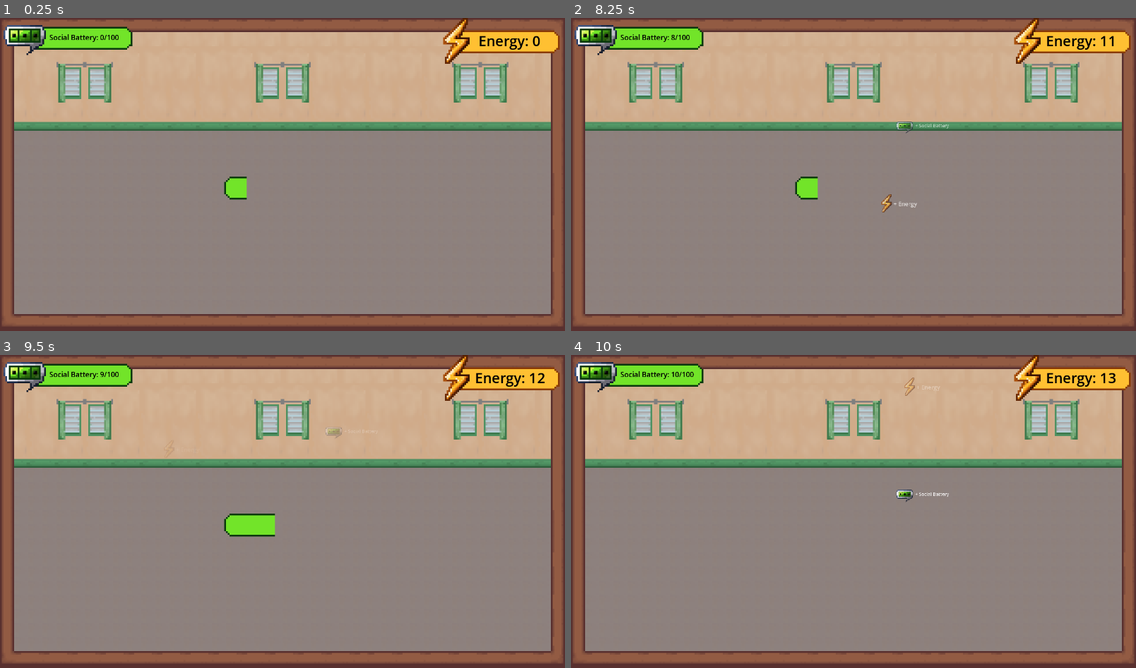
Above: before the commit, frames 1-4 (two rows, left to right).
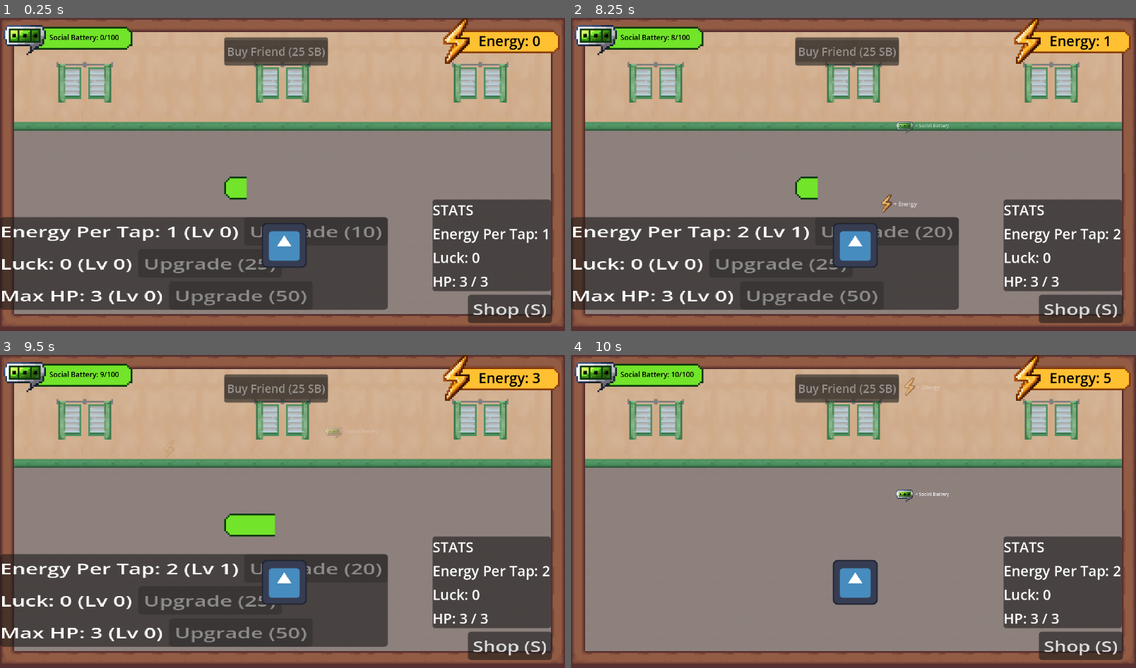
Above: after the commit, the same moments.

Repository: AzeOcram/checkpoint-gamejam
Game: Godot game, scene res://scenes/main/main.tscn
Same seed, same stepped clock (60 frames per second), same inputs: the game is played once before the commit and once after it. The engine's default icon, where the game draws it, is replaced by a stand-in: a white triangle on a blue panel in a dark square.
Inputs (mouse positions are in pixels of both pictures, inside the frame that each line leads up to):
- Up to frame 1 (0.25 s): no input
- Up to frame 2 (8.25 s): click (1079, 309) at 0.5 s, where only the run after the commit has a clickable "Shop (S)"; tap Enter at 1.25 s; move the mouse to (977, 161) at 1.27 s; press the mouse at (977, 161) at 1.28 s; move the mouse to (740, 193) at 2.02 s; release the mouse at (740, 193) at 2.03 s; hold S 2.03-2.78 s; click (740, 193) at 2.1 s; move the mouse to (910, 105) at 2.77 s; press the mouse at (910, 105) at 2.78 s; move the mouse to (825, 240) at 3.52 s; release the mouse at (825, 240) at 3.53 s; click (825, 240) at 3.6 s; move the mouse to (1023, 224) at 4.27 s; press the mouse at (1023, 224) at 4.28 s; hold S 4.28-6.53 s; move the mouse to (684, 127) at 5.02 s; release the mouse at (684, 127) at 5.03 s; click (684, 127) at 5.1 s; move the mouse to (881, 177) at 5.77 s; press the mouse at (881, 177) at 5.78 s; move the mouse to (768, 96) at 6.52 s; release the mouse at (768, 96) at 6.53 s; click (768, 96) at 6.6 s; move the mouse to (977, 161) at 7.27 s; press the mouse at (977, 161) at 7.28 s; release the mouse at (977, 161) at 8 s; click (887, 230) at 8 s, where only the run after the commit has a clickable "Upgrade (10)"
- Up to frame 3 (9.5 s): move the mouse to (169, 530) at 8.77 s; click (169, 530) at 8.85 s
- Up to frame 4 (10 s): move the mouse to (910, 442) at 9.52 s; press the mouse at (910, 442) at 9.53 s; hold S from 9.53 s (still down)

The runs differ from the first frame. In frame 1, 29% of the frame differs, in the area x 0-98%, y 5-98%; in frame 2, 29%; in frame 3, 29%; in frame 4, 11%.

Commit message:
refactor(statshop): minor code optimizations

Diff:
--- a/scenes/main/friends_panel.tscn
+++ b/scenes/main/friends_panel.tscn
@@ -5,6 +5,7 @@
 [node name="FriendsPanel" type="PanelContainer" unique_id=4352755]
 offset_right = 147.0
 offset_bottom = 40.0
+scale = Vector2(0.4, 0.4)
 script = ExtResource("1_7jyo1")
 
 [node name="VBoxContainer" type="VBoxContainer" parent="." unique_id=715070115]
--- a/scenes/main/main.tscn
+++ b/scenes/main/main.tscn
@@ -309,7 +309,6 @@
 tile_set = SubResource("TileSet_blune")
 
 [node name="UI" type="Control" parent="." unique_id=159778214]
-visible = false
 anchors_preset = 0
 offset_right = 40.0
 offset_bottom = 40.0
@@ -317,13 +316,20 @@
 
 [node name="StatsPanel" parent="UI" unique_id=2057260839 instance=ExtResource("3_k2fmo")]
 layout_mode = 0
-offset_left = 533.0
-offset_top = 523.0
-offset_right = 667.0
-offset_bottom = 627.0
+offset_left = 245.0
+offset_top = 103.0
+offset_right = 379.0
+offset_bottom = 207.0
 
 [node name="FriendsPanel" parent="UI" unique_id=4352755 instance=ExtResource("3_yyfjg")]
 layout_mode = 0
+offset_left = 127.0
+offset_top = 11.0
+offset_right = 274.0
+offset_bottom = 51.0
+
+[node name="StatsShop" parent="UI" unique_id=475658977 instance=ExtResource("12_statshop")]
+layout_mode = 0
 
 [node name="Systems" type="Node" parent="." unique_id=2118144932]
 
@@ -338,17 +344,9 @@
 
 [node name="StatsSystem" parent="Systems" unique_id=1200181088 instance=ExtResource("11_statsys")]
 
-[node name="StatsShop" parent="." unique_id=475658977 instance=ExtResource("12_statshop")]
-visible = false
-layout_mode = 0
-offset_left = 5.0
-offset_top = 5.0
-offset_right = 5.0
-offset_bottom = 5.0
-
 [node name="Player" parent="." unique_id=470255114 instance=ExtResource("1_hyk8p")]
-visible = false
-position = Vector2(599, 444)
+position = Vector2(161, 129)
+scale = Vector2(0.2, 0.2)
 
 [node name="BGM" type="AudioStreamPlayer2D" parent="." unique_id=304929106]
 stream = ExtResource("10_a8run")
--- a/scenes/main/stats_panel.tscn
+++ b/scenes/main/stats_panel.tscn
@@ -5,6 +5,7 @@
 [node name="StatsPanel" type="PanelContainer" unique_id=2057260839]
 offset_right = 40.0
 offset_bottom = 40.0
+scale = Vector2(0.5, 0.5)
 script = ExtResource("1_r6g2j")
 
 [node name="VBoxContainer" type="VBoxContainer" parent="." unique_id=1127595389]
--- a/scenes/stats/stats_shop.tscn
+++ b/scenes/stats/stats_shop.tscn
@@ -10,22 +10,19 @@
 
 [node name="ToggleButton" type="Button" parent="." unique_id=1873237064]
 layout_mode = 0
-offset_left = 4.0
-offset_top = 4.0
-offset_right = 44.0
-offset_bottom = 24.0
+offset_left = 265.0
+offset_top = 157.0
+offset_right = 335.0
+offset_bottom = 188.0
 scale = Vector2(0.6799997, 0.52)
 text = "Shop (S)"
 
 [node name="ShopPanel" type="PanelContainer" parent="." unique_id=413615759]
-visible = false
 layout_mode = 0
-offset_left = 4.0
-offset_top = 28.0
-offset_right = 164.0
-offset_bottom = 88.0
+offset_top = 113.00001
+offset_right = 160.0
+offset_bottom = 173.0
 scale = Vector2(0.76, 0.5200006)
 
 [node name="Rows" type="VBoxContainer" parent="ShopPanel" unique_id=274208398]
-visible = false
 layout_mode = 2
--- /dev/null
+++ b/scenes/stats/stats_shop_row.tscn
@@ -0,0 +1,12 @@
+[gd_scene format=3 uid="uid://ci13agjtio8ai"]
+
+[ext_resource type="Script" uid="uid://dlnfrtnfaa0c5" path="res://scripts/stats/stats_shop_row.gd" id="1_g50ov"]
+
+[node name="StatsShopRow" type="HBoxContainer" unique_id=876222675]
+script = ExtResource("1_g50ov")
+
+[node name="StatLabel" type="Label" parent="." unique_id=250024562]
+layout_mode = 2
+
+[node name="UpgradeButton" type="Button" parent="." unique_id=1486418442]
+layout_mode = 2
--- a/scripts/energy/energy_system.gd
+++ b/scripts/energy/energy_system.gd
@@ -9,6 +9,10 @@
 
 
 func _ready() -> void:
+	print("========== ENERGY DEBUG ==========")
+	print("EnergySystem path: ", get_path())
+	print("EnergySystem parent: ", get_parent().get_path())
+	print("==================================")
 	update_energy_ui()
 
 
--- a/scripts/main/main.gd
+++ b/scripts/main/main.gd
@@ -7,10 +7,15 @@
 @onready var energy_system = $Systems/EnergySystem
 @onready var social_battery_system = $Systems/SocialBatterySystem
 @onready var recruitment_system = $Systems/RecruitmentSystem
+@onready var stats_system = $Systems/StatsSystem
+@onready var stats_shop = $UI/StatsShop
 
 
 func _ready() -> void:
 	# Connect systems together.
+	stats_system.setup(energy_system)
+	stats_shop.setup(stats_system, energy_system)
+
 	game_input.tapped.connect(energy_system._on_tapped)
 	# Give RecruitmentSystem access to SocialBatterySystem.
 	recruitment_system.social_battery_system = social_battery_system
--- a/scripts/stats/stats_shop.gd
+++ b/scripts/stats/stats_shop.gd
@@ -7,19 +7,22 @@
 # All upgrade rules live in StatsSystem; this only shows them.
 # Placeholder UI, the final visual design is not part of this scope.
 
+const STATS_SHOP_ROW = preload("res://scenes/stats/stats_shop_row.tscn")
+
 @onready var toggle_button: Button = $ToggleButton
 @onready var shop_panel: PanelContainer = $ShopPanel
 @onready var rows: VBoxContainer = $ShopPanel/Rows
 
-@onready var stats_system = get_node("../Systems/StatsSystem")
-@onready var energy_system = get_node("../Systems/EnergySystem")
+var stats_system
+var energy_system
 
-# stat_id -> {"label": Label, "button": Button}
 var _rows := {}
 
 
-func _ready() -> void:
-	toggle_button.pressed.connect(_on_toggle_pressed)
+func setup(stats_system_ref, energy_system_ref) -> void:
+	stats_system = stats_system_ref
+	energy_system = energy_system_ref
+
 	stats_system.stats_changed.connect(update_ui)
 	energy_system.energy_changed.connect(update_ui)
 
@@ -27,6 +30,10 @@
 		_add_row(stat_id)
 
 	update_ui()
+
+
+func _ready() -> void:
+	toggle_button.pressed.connect(_on_toggle_pressed)
 
 
 func _on_toggle_pressed() -> void:
@@ -40,34 +47,14 @@
 
 
 func _add_row(stat_id: String) -> void:
-	var row := HBoxContainer.new()
-	var label := Label.new()
-	var button := Button.new()
+	var row = STATS_SHOP_ROW.instantiate()
 
-	label.size_flags_horizontal = Control.SIZE_EXPAND_FILL
-	button.pressed.connect(stats_system.upgrade.bind(stat_id))
+	rows.add_child(row)
+	row.setup(stat_id, stats_system)
 
-	row.add_child(label)
-	row.add_child(button)
-	rows.add_child(row)
-
-	_rows[stat_id] = {"label": label, "button": button}
+	_rows[stat_id] = row
 
 
 func update_ui() -> void:
 	for stat_id in _rows:
-		var label: Label = _rows[stat_id].label
-		var button: Button = _rows[stat_id].button
-
-		label.text = "%s: %d (Lv %d)" % [
-			stats_system.get_stat_name(stat_id),
-			stats_system.get_value(stat_id),
-			stats_system.get_level(stat_id),
-		]
-
-		if stats_system.is_maxed(stat_id):
-			button.text = "MAX"
-		else:
-			button.text = "Upgrade (%d)" % stats_system.get_cost(stat_id)
-
-		button.disabled = not stats_system.can_upgrade(stat_id)
+		_rows[stat_id].update_ui()
--- /dev/null
+++ b/scripts/stats/stats_shop_row.gd
@@ -0,0 +1,36 @@
+extends HBoxContainer
+
+
+@onready var stat_label: Label = $StatLabel
+@onready var upgrade_button: Button = $UpgradeButton
+
+var stat_id: String
+var stats_system
+
+
+func setup(id: String, system) -> void:
+	stat_id = id
+	stats_system = system
+
+	upgrade_button.pressed.connect(_on_upgrade_pressed)
+
+	update_ui()
+
+
+func _on_upgrade_pressed() -> void:
+	stats_system.upgrade(stat_id)
+
+
+func update_ui() -> void:
+	stat_label.text = "%s: %d (Lv %d)" % [
+		stats_system.get_stat_name(stat_id),
+		stats_system.get_value(stat_id),
+		stats_system.get_level(stat_id),
+	]
+
+	if stats_system.is_maxed(stat_id):
+		upgrade_button.text = "MAX"
+	else:
+		upgrade_button.text = "Upgrade (%d)" % stats_system.get_cost(stat_id)
+
+	upgrade_button.disabled = not stats_system.can_upgrade(stat_id)
--- a/scripts/stats/stats_system.gd
+++ b/scripts/stats/stats_system.gd
@@ -38,7 +38,11 @@
 # Each Luck point gives this chance to skip a QTE.
 const LUCK_CHANCE_PER_POINT := 0.01
 
-@onready var energy_system = get_node("../EnergySystem")
+var energy_system
+
+
+func setup(energy_system_ref) -> void:
+	energy_system = energy_system_ref
 
 
 func get_stat_ids() -> Array:
@@ -69,12 +73,18 @@
 
 
 func can_upgrade(stat_id: String) -> bool:
+	if energy_system == null:
+		return false
+
 	return not is_maxed(stat_id) and energy_system.can_afford(get_cost(stat_id))
 
 
 # Attempts to buy one upgrade.
 # Returns true if the stat was upgraded.
 func upgrade(stat_id: String) -> bool:
+	if energy_system == null:
+		return false
+
 	if is_maxed(stat_id):
 		return false
 
Not shown, added: scripts/stats/stats_shop_row.gd.uid
Not shown, added: scenes/main/main.tscn3030054081.tmp
Not shown, added: scenes/main/main.tscn3056699053.tmp
Not shown, added: scenes/main/main.tscn3072797911.tmp
Not shown, added: scenes/main/main.tscn3092729067.tmp
